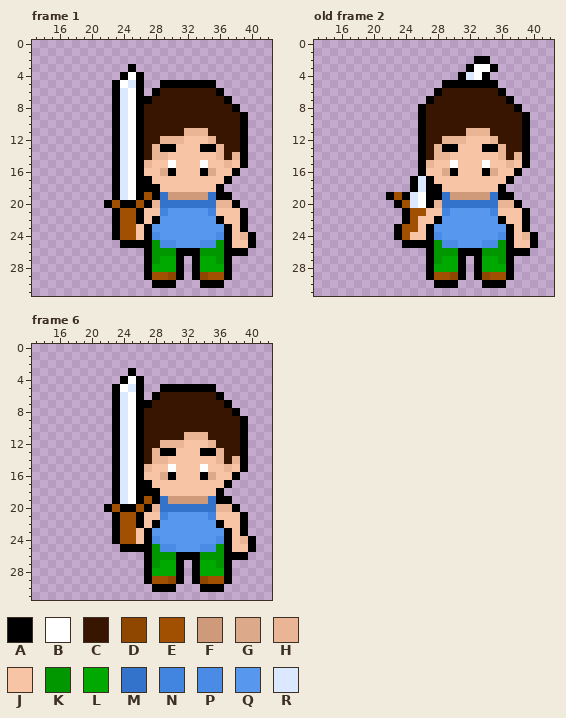
File history of a pixel-art file, aseprite/chars/MC/MC.aseprite. That is the earlier state.
64x32 pixels, 6 frames. Shown: frame 1: x 13..42, y 0..31; old frame 2: x 13..42, y 0..31; frame 6: x 13..42, y 0..31. The commit also changed other frames, which this record leaves out.
Palette (. is transparent): A #000000  B #ffffff  C #381500  D #8f4700  E #a05000  F #cf9a79  G #dca98a  H #e9b595  J #f7c4a5  K #009700  L #00a900  M #3373cb  N #4285e1  P #498be5  Q #5897ee  R #dae9ff
Pixels before, frame 1, first column x 22:
 3 ...A...............
 4 ..ABA..............
 5 .ABRA..AAAAAAA.....
 6 .ARBA.ACCCCCCCA....
 7 .ARBAACCCCCCCCCA...
 8 .ARBACCCCCCCCCCCA..
 9 .ARBACCCCCCCCCCCCA.
10 .ARBACCCCCCCCCCCCA.
11 .ARBACCCCCHHHCCCCA.
12 .ARBACCHHHJJJHCCCA.
13 .ARBACHAAJJJAAHCCA.
14 .ARBACHHJJJJJJHCHA.
15 .ARBAHJJBJJJBJJHJA.
16 .ARBAJJGAJJJAGJJA..
17 .ARBAAJJJJJJJJJA...
18 .ARBAAAJJJJJJJA....
19 .ARBAEAMFFFFFMAA...
20 AEAAEAHMMMMMMMHHA..
21 .AEEAJJNQQQQQNJJJA.
22 .AEEAJAQQQQQQQAJJA.
23 .AEEJAQQQQQQQQQAJA.
24 .AEEJAPQQQQQQQPAJHA
25 ..AAAAKPPQQQPPKAJJA
26 .....AKKKAAAKKKAAA.
27 .....AKLLA.ALLKA...
28 .....ALLLA.ALLLA...
29 .....AEEDA.ADEEA...
30 ......AAA...AAA....
Pixels before, old frame 2, first column x 22:
 2 ...........AA......
 3 ..........ABBA.....
 4 .........ARBA......
 5 .......AAAAAAA.....
 6 ......ACCCCCCCA....
 7 .....ACCCCCCCCCA...
 8 ....ACCCCCCCCCCCA..
 9 ....ACCCCCCCCCCCCA.
10 ....ACCCCCCCCCCCCA.
11 ....ACCCCCHHHCCCCA.
12 ....ACCHHHJJJHCCCA.
13 ....ACHAAJJJAAHCCA.
14 ....ACHHJJJJJJHCHA.
15 ....AHJJBJJJBJJHJA.
16 ....AJJGAJJJAGJJA..
17 ...ARAJJJJJJJJJA...
18 ...ARAAJJJJJJJA....
19 AEARBAAMFFFFFMAA...
20 .AERBAHMMMMMMMHHA..
21 ..AEEJJNQQQQQNJJJA.
22 ..AEJJAQQQQQQQAJJA.
23 .AEEJAQQQQQQQQQAJA.
24 .AEJJAPQQQQQQQPAJHA
25 ..AAAAKPPQQQPPKAJJA
26 .....AKKKAAAKKKAAA.
27 .....AKLLA.ALLKA...
28 .....ALLLA.ALLLA...
29 .....AEEDA.ADEEA...
30 ......AAA...AAA....
Pixels before, frame 6, first column x 22:
 3 ...A...............
 4 ..ABA..............
 5 .ABRA..AAAAAAA.....
 6 .ARBA.ACCCCCCCA....
 7 .ARBAACCCCCCCCCA...
 8 .ARBACCCCCCCCCCCA..
 9 .ARBACCCCCCCCCCCCA.
10 .ARBACCCCCCCCCCCCA.
11 .ARBACCCCCHHHCCCCA.
12 .ARBACCHHHJJJHCCCA.
13 .ARBACHAAJJJAAHCCA.
14 .ARBACHHJJJJJJHCHA.
15 .ARBAHJJBJJJBJJHJA.
16 .ARBAJJGAJJJAGJJA..
17 .ARBAAJJJJJJJJJA...
18 .ARBAAAJJJJJJJA....
19 .ARBAEAMFFFFFMAA...
20 AEAAEAHMMMMMMMHHA..
21 .AEEAJJNQQQQQNJJJA.
22 .AEEAJAQQQQQQQAJJA.
23 .AEEJAQQQQQQQQQAJA.
24 .AEEJAPQQQQQQQPAJHA
25 ..AAAAKPPQQQPPKAJJA
26 .....AKKKAAAKKKAAA.
27 .....AKLLA.ALLKA...
28 .....ALLLA.ALLLA...
29 .....AEEDA.ADEEA...
30 ......AAA...AAA....
The same view after the edit:
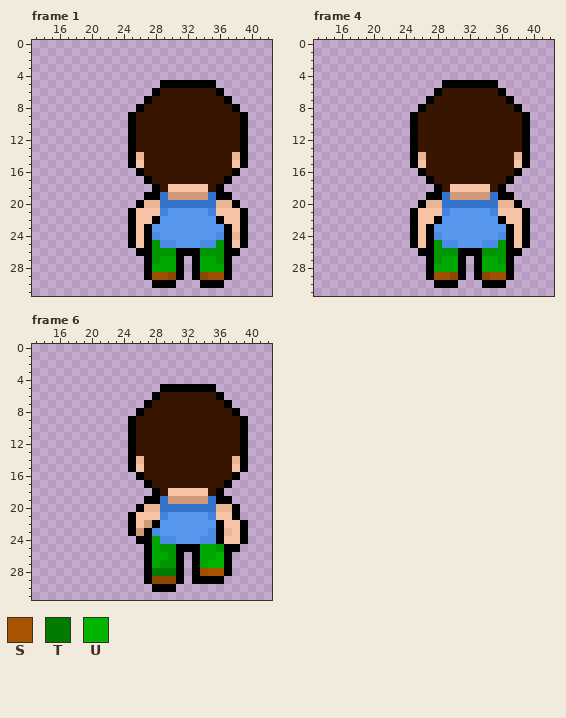
Colours new in this view: S #a95400  T #007d00  U #00b600
A new or re-ordered frame is compared with the old frame closest to it.
Changes in this commit:
layer "up" now shown
layer "attack_down" now hidden
frames re-ordered
Changed rows in their new state; - is an unchanged pixel.
Frame 1:
first column x 22:
 3 ---.---------------
 4 --...--------------
 5 -....--------------
 6 -....--------------
 7 -....--------------
 8 -...---------------
 9 -..AC--------------
10 -..AC--------------
11 -..AC-----CCC------
12 -..AC--CCCCCCC-----
13 -..AC-CCCCCCCCC----
14 -..AH-CCCCCCCCC----
15 -..AJCCCCCCCCCCC---
16 -...-CCCCCCCCCCC---
17 -....-CCCCCCCCC----
18 -.....-C-----C-----
19 -....A-------------
20 ....AH-------------
21 -..AJ--------------
22 -..AJ--------------
23 -..A---------------
24 -..A------------HA.
25 --.-J------------A.
26 ----A------------.-
Frame 4 against old frame 2:
first column x 31:
 2 --..-
 3 -....
 4 ....-
first column x 22:
 9 ---AC--------------
10 ---AC--------------
11 ---AC-----CCC------
12 ---AC--CCCCCCC-----
13 ---AC-CCCCCCCCC----
14 ---AH-CCCCCCCCC----
15 ---AJCCCCCCCCCCC---
16 -----CCCCCCCCCCC---
17 ---..-CCCCCCCCC----
18 ---...-C-----C-----
19 .....--------------
20 -...AH-------------
21 --.AJ--------------
22 --.A---------------
23 -..A---------------
24 -..A-------------A.
25 --.-J------------A.
26 ----A------------.-
Frame 6:
first column x 22:
 3 ---.---------------
 4 --...--------------
 5 -....--------------
 6 -....--------------
 7 -....--------------
 8 -...---------------
 9 -..AC--------------
10 -..AC--------------
11 -..AC-----CCC------
12 -..AC--CCCCCCC-----
13 -..AC-CCCCCCCCC----
14 -..AH-CCCCCCCCC----
15 -..AJCCCCCCCCCCC---
16 -...-CCCCCCCCCCC---
17 -....-CCCCCCCCC----
18 -.....-C-----C-----
19 -....A-------------
20 ....AH-------------
21 -..AJ-----------A.-
22 -..AJF-------------
23 -..AF-P------PAH---
24 -...A-LPP---PPAJ-A.
25 --...-LKKAAALL--A..
26 ------LL--.-LLU-..-
27 ------LKK----UU----
28 ------TTT---ESS----
29 ------DD----AAA.---
30 ------------...----
